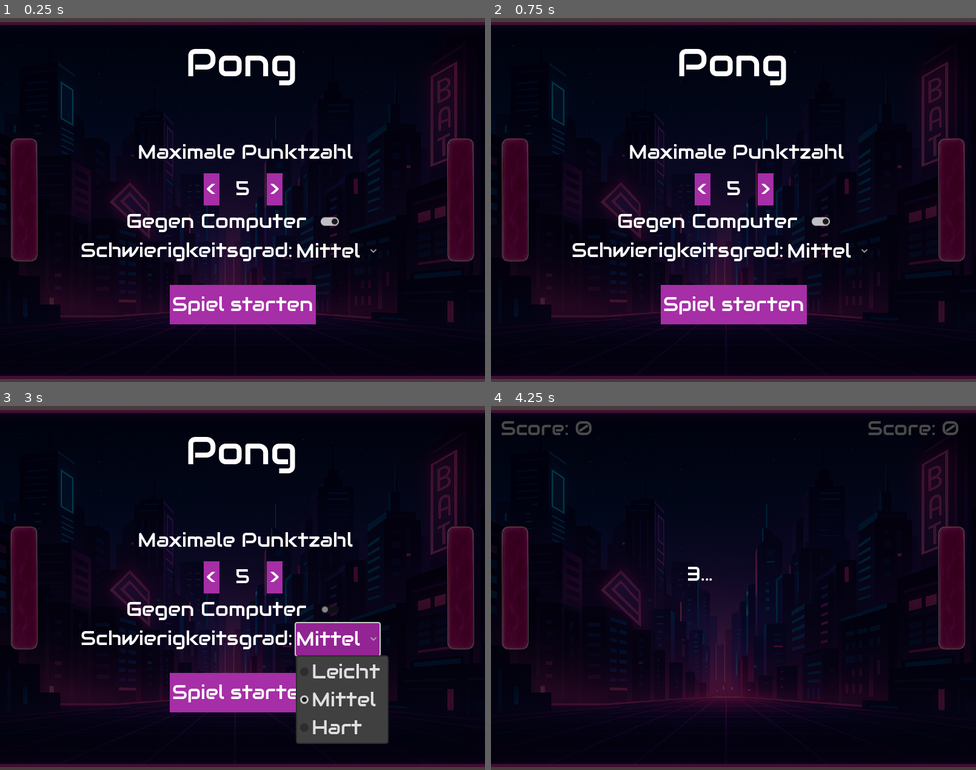
Above: before the commit, frames 1-4 (two rows, left to right).
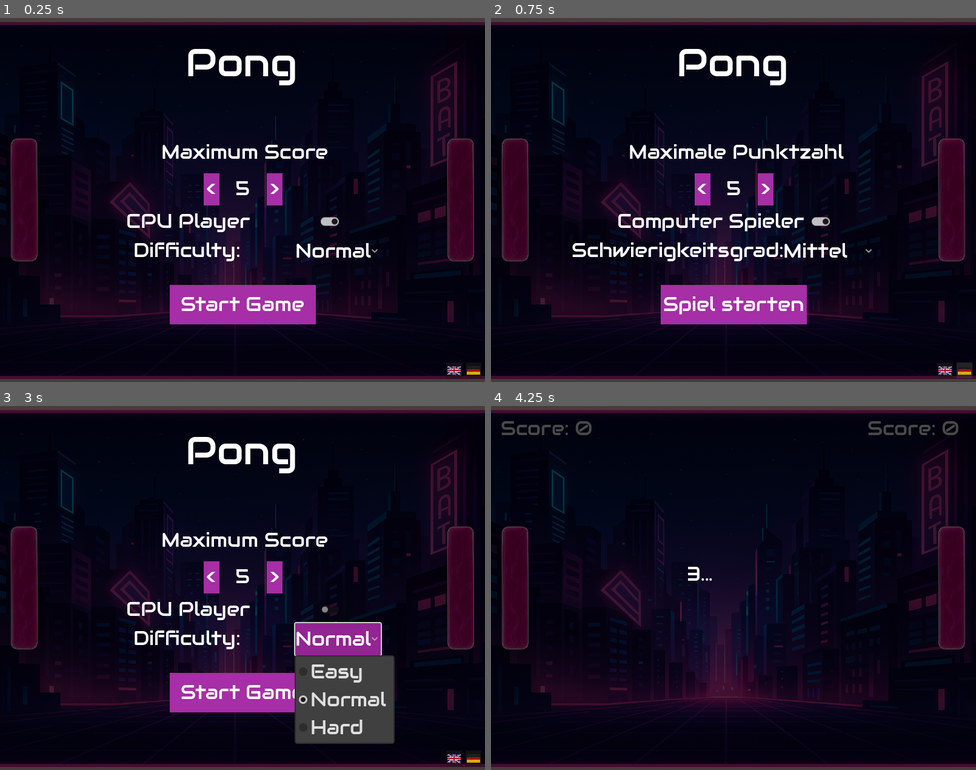
Above: after the commit, the same moments.

Repository: MetalCar/CyberPong
Game: Godot game, scene res://Scenes/Main.tscn
Two runs of this game, one before a commit and one after it. Both use one fixed random seed, a clock stepped at 60 frames per second and the inputs below.
Inputs (mouse positions are in pixels of both pictures, inside the frame that each line leads up to):
- Up to frame 1 (0.25 s): no input
- Up to frame 2 (0.75 s): click (966, 371) at 0.52 s
- Up to frame 3 (3 s): click (455, 759) at 1.27 s; click "Gegen Computer" (after the commit: "CPU Player") at 2 s; click "Mittel" (after the commit: "Normal") at 2.75 s
- Up to frame 4 (4.25 s): click "Spiel starten" (after the commit: "Start Game") at 3.5 s

The runs differ from the first frame. In frame 1, 3.4% of the frame differs, in the area x 16-99%, y 34-99%; in frame 2, 1.3%; in frame 3, 4.5%; in frame 4, nothing differs.

Commit message:
add translation system

Diff:
--- a/Prefabs/hud.tscn
+++ b/Prefabs/hud.tscn
@@ -1,8 +1,10 @@
-[gd_scene load_steps=12 format=3 uid="uid://b527brjhiifok"]
+[gd_scene load_steps=14 format=3 uid="uid://b527brjhiifok"]
 
 [ext_resource type="Script" uid="uid://df1gt5gfbkuqu" path="res://Scripts/ui/hud.gd" id="1_g0xie"]
 [ext_resource type="Script" uid="uid://bqdpnbx1m7iqk" path="res://Scripts/ui/game_over_popup.gd" id="1_s3bvw"]
 [ext_resource type="Theme" uid="uid://b73hhm25dwfte" path="res://Themes/SimpleTextTheme.tres" id="3_5kp3n"]
+[ext_resource type="Texture2D" uid="uid://curuxwel31adh" path="res://Art/de.png" id="4_p5qmc"]
+[ext_resource type="Texture2D" uid="uid://bvkf87pgq5a51" path="res://Art/en.png" id="5_un57u"]
 
 [sub_resource type="StyleBoxFlat" id="StyleBoxFlat_6n2uh"]
 bg_color = Color(0.651809, 0.180164, 0.651392, 1)
@@ -43,9 +45,9 @@
 offset_bottom = 39.0
 theme = ExtResource("3_5kp3n")
 theme_override_font_sizes/font_size = 32
-text = "Score: 0"
-
-[node name="ScoreP2" type="Label" parent="."]
+text = "SCORE_P1"
+
+[node name="ScoreP2" type="Label" parent="." groups=["translatables"]]
 visible = false
 anchors_preset = 1
 anchor_left = 1.0
@@ -57,7 +59,7 @@
 grow_horizontal = 0
 theme = ExtResource("3_5kp3n")
 theme_override_font_sizes/font_size = 32
-text = "Score: 0"
+text = "SCORE_P2"
 
 [node name="GameOverPopup" type="Control" parent="."]
 visible = false
@@ -78,7 +80,7 @@
 grow_vertical = 2
 color = Color(0, 0, 0, 0.713726)
 
-[node name="Label" type="Label" parent="GameOverPopup/ColorRect"]
+[node name="Label" type="Label" parent="GameOverPopup/ColorRect" groups=["translatables"]]
 layout_mode = 1
 anchors_preset = 8
 anchor_left = 0.5
@@ -93,9 +95,9 @@
 grow_vertical = 2
 theme = ExtResource("3_5kp3n")
 theme_override_font_sizes/font_size = 32
-text = "Spieler 0 hat gewonnen!"
-
-[node name="Button" type="Button" parent="GameOverPopup/ColorRect"]
+text = "WIN_LABEL"
+
+[node name="Button" type="Button" parent="GameOverPopup/ColorRect" groups=["translatables"]]
 layout_mode = 1
 anchors_preset = 8
 anchor_left = 0.5
@@ -111,7 +113,7 @@
 theme = ExtResource("3_5kp3n")
 theme_override_font_sizes/font_size = 32
 theme_override_styles/normal = SubResource("StyleBoxFlat_6n2uh")
-text = "Neu starten"
+text = "RESTART_BUTTON"
 
 [node name="StartScreen" type="Control" parent="."]
 layout_mode = 3
@@ -130,7 +132,7 @@
 grow_vertical = 2
 color = Color(0, 0, 0, 0.713726)
 
-[node name="Label" type="Label" parent="StartScreen/ColorRect"]
+[node name="Label" type="Label" parent="StartScreen/ColorRect" groups=["translatables"]]
 layout_mode = 1
 anchors_preset = 5
 anchor_left = 0.5
@@ -144,7 +146,7 @@
 theme_override_font_sizes/font_size = 64
 text = "Pong"
 
-[node name="Button" type="Button" parent="StartScreen/ColorRect"]
+[node name="Button" type="Button" parent="StartScreen/ColorRect" groups=["translatables"]]
 layout_mode = 1
 anchors_preset = 8
 anchor_left = 0.5
@@ -159,7 +161,39 @@
 grow_vertical = 2
 theme = ExtResource("3_5kp3n")
 shortcut = SubResource("Shortcut_5kp3n")
-text = "Spiel starten"
+text = "START_GAME_BUTTON"
+
+[node name="ButtonDE" type="Button" parent="StartScreen/ColorRect"]
+layout_mode = 1
+anchors_preset = 3
+anchor_left = 1.0
+anchor_top = 1.0
+anchor_right = 1.0
+anchor_bottom = 1.0
+offset_left = -32.0
+offset_top = -31.9999
+offset_right = 1000.0
+offset_bottom = 1000.0
+grow_horizontal = 0
+grow_vertical = 0
+scale = Vector2(0.025, 0.025)
+icon = ExtResource("4_p5qmc")
+
+[node name="ButtonEN" type="Button" parent="StartScreen/ColorRect"]
+layout_mode = 1
+anchors_preset = 3
+anchor_left = 1.0
+anchor_top = 1.0
+anchor_right = 1.0
+anchor_bottom = 1.0
+offset_left = -64.0
+offset_top = -32.0
+offset_right = 968.0
+offset_bottom = 1000.0
+grow_horizontal = 0
+grow_vertical = 0
+scale = Vector2(0.025, 0.025)
+icon = ExtResource("5_un57u")
 
 [node name="GameOptions" type="Control" parent="StartScreen"]
 layout_mode = 1
@@ -171,7 +205,7 @@
 grow_horizontal = 2
 grow_vertical = 2
 
-[node name="MaximumScore" type="Label" parent="StartScreen/GameOptions"]
+[node name="MaximumScore" type="Label" parent="StartScreen/GameOptions" groups=["translatables"]]
 layout_mode = 1
 anchors_preset = 8
 anchor_left = 0.5
@@ -185,10 +219,10 @@
 grow_horizontal = 2
 grow_vertical = 2
 theme = ExtResource("3_5kp3n")
-text = "Maximale Punktzahl"
+text = "MAXIMUM_SCORE_LABEL"
 horizontal_alignment = 1
 
-[node name="CurrentScore" type="Label" parent="StartScreen/GameOptions"]
+[node name="CurrentScore" type="Label" parent="StartScreen/GameOptions" groups=["translatables"]]
 layout_mode = 1
 anchors_preset = 8
 anchor_left = 0.5
@@ -239,7 +273,7 @@
 shortcut = SubResource("Shortcut_p5qmc")
 text = ">"
 
-[node name="CPUActive" type="CheckButton" parent="StartScreen/GameOptions"]
+[node name="CPUActive" type="CheckButton" parent="StartScreen/GameOptions" groups=["translatables"]]
 layout_mode = 1
 anchors_preset = 4
 anchor_top = 0.5
@@ -252,9 +286,9 @@
 theme = ExtResource("3_5kp3n")
 button_pressed = true
 button_group = SubResource("ButtonGroup_g0xie")
-text = "Gegen Computer"
-
-[node name="DifficultyLabel" type="Label" parent="StartScreen/GameOptions"]
+text = "AGAINST_CPU_LABEL"
+
+[node name="DifficultyLabel" type="Label" parent="StartScreen/GameOptions" groups=["translatables"]]
 layout_mode = 1
 anchors_preset = 8
 anchor_left = 0.5
@@ -268,10 +302,10 @@
 grow_horizontal = 2
 grow_vertical = 2
 theme = ExtResource("3_5kp3n")
-text = "Schwierigkeitsgrad:"
+text = "DIFFICULTY_LABEL"
 horizontal_alignment = 1
 
-[node name="Difficulty" type="OptionButton" parent="StartScreen/GameOptions"]
+[node name="Difficulty" type="OptionButton" parent="StartScreen/GameOptions" groups=["translatables"]]
 layout_mode = 1
 anchors_preset = 8
 anchor_left = 0.5
@@ -287,11 +321,11 @@
 theme = ExtResource("3_5kp3n")
 selected = 1
 item_count = 3
-popup/item_0/text = "Leicht"
+popup/item_0/text = "EASY_OPTION"
 popup/item_0/id = 0
-popup/item_1/text = "Mittel"
+popup/item_1/text = "MIDDLE_OPTION"
 popup/item_1/id = 1
-popup/item_2/text = "Hart"
+popup/item_2/text = "HARD_OPTION"
 popup/item_2/id = 2
 
 [node name="TimerScreen" type="Control" parent="."]
@@ -312,7 +346,7 @@
 grow_vertical = 2
 color = Color(0, 0, 0, 0.713726)
 
-[node name="Label" type="Label" parent="TimerScreen/ColorRect"]
+[node name="Label" type="Label" parent="TimerScreen/ColorRect" groups=["translatables"]]
 layout_mode = 1
 anchors_preset = 8
 anchor_left = 0.5
@@ -331,6 +365,8 @@
 [connection signal="start_new_game" from="GameOverPopup" to="." method="_on_game_over_popup_start_new_game"]
 [connection signal="pressed" from="GameOverPopup/ColorRect/Button" to="GameOverPopup" method="_on_button_pressed"]
 [connection signal="pressed" from="StartScreen/ColorRect/Button" to="." method="_on_button_pressed"]
+[connection signal="pressed" from="StartScreen/ColorRect/ButtonDE" to="." method="_on_button_de_pressed"]
+[connection signal="pressed" from="StartScreen/ColorRect/ButtonEN" to="." method="_on_button_en_pressed"]
 [connection signal="pressed" from="StartScreen/GameOptions/DecreaseButton" to="." method="_on_decrease_button_pressed"]
 [connection signal="pressed" from="StartScreen/GameOptions/IncreaseButton" to="." method="_on_increase_button_pressed"]
 [connection signal="pressed" from="StartScreen/GameOptions/CPUActive" to="." method="_on_cpu_active_pressed"]
--- a/Scripts/Main.gd
+++ b/Scripts/Main.gd
@@ -57,8 +57,8 @@
 	add_child(bottom_wall)
 
 func update_score():
-	hud.get_child(1).text = "Score: %s" % score_p2
-	hud.get_child(0).text = "Score: %s" % score_p1
+	hud.get_child(1).text = tr("SCORE_P2") % score_p2
+	hud.get_child(0).text = tr("SCORE_P1") % score_p1
 
 func start_new_game() -> void:
 	var screen_height = get_viewport_rect().size.y
@@ -66,6 +66,8 @@
 
 	$PaddleRight.is_cpu = use_cpu_player_2
 	$PaddleRight.selected_difficulty = difficulty
+
+	update_score()
 
 	create_ball(screen_width, screen_height)
 	$PowerupTimer.start()
@@ -230,7 +232,7 @@
 	if score_p1 >= max_score or score_p2 >= max_score:
 		hud.get_child(2).show()
 		var playerName = "P1" if score_p1 >= max_score else "P2"
-		hud.get_child(2).get_child(0).get_child(0).text = "Spieler %s hat gewonnen!" % playerName
+		hud.get_child(2).get_child(0).get_child(0).text = tr("WIN_LABEL") % playerName
 		$WinMusic.play()
 		var screen_height = get_viewport_rect().size.y
 		$PaddleLeft.position.y = screen_height / 2
--- a/Scripts/ui/hud.gd
+++ b/Scripts/ui/hud.gd
@@ -6,6 +6,13 @@
 signal increase_score
 signal toggle_cpu
 signal choose_difficulty(difficulty_index: int)
+
+@export var language: String = "de" if OS.get_locale_language() == "de" else "en"
+
+func _ready():
+	TranslationServer.set_locale(language)
+
+
 
 func _on_game_over_popup_start_new_game() -> void:
 	$GameOverPopup.hide()
@@ -18,6 +25,8 @@
 	$StartScreen.hide()
 	$ScoreP1.show()
 	$ScoreP2.show()
+	$ScoreP2.text = tr("SCORE_P2") % 0
+	$ScoreP1.text = tr("SCORE_P1") % 0
 	start_new_game.emit()
 
 func update_timer_label(timer):
@@ -45,3 +54,16 @@
 
 func _on_difficulty_item_selected(index: int) -> void:
 	choose_difficulty.emit(index)
+
+func _on_button_de_pressed() -> void:
+	TranslationServer.set_locale("de")
+	update_ui_texts()
+
+func _on_button_en_pressed() -> void:
+	TranslationServer.set_locale("en")
+	update_ui_texts()
+
+func update_ui_texts():
+	for node in get_tree().get_nodes_in_group("translatables"):
+		if node.has_meta("tr_key"):
+			node.text = tr(node.get_meta("tr_key"))
--- /dev/null
+++ b/Translations/translations.csv
@@ -0,0 +1,12 @@
+keys,en,de
+MAXIMUM_SCORE_LABEL,Maximum Score,Maximale Punktzahl
+AGAINST_CPU_LABEL,CPU Player,Computer Spieler
+DIFFICULTY_LABEL,Difficulty:,Schwierigkeitsgrad:
+EASY_OPTION,Easy,Leicht
+MIDDLE_OPTION,Normal,Mittel
+HARD_OPTION,Hard,Schwer
+SCORE_P1,Score: %s,Punkte: %s
+SCORE_P2,Score: %s,Punkte: %s
+WIN_LABEL,Player %i has won!,Spieler %i hat gewonnen!
+RESTART_BUTTON,Restart Game, Spiel neustarten
+START_GAME_BUTTON,Start Game,Spiel starten
--- a/project.godot
+++ b/project.godot
@@ -42,6 +42,8 @@
 "res://Prefabs/": "yellow",
 "res://Scenes/": "purple",
 "res://Scripts/": "green",
+"res://Themes/": "pink",
+"res://Translations/": "orange",
 "res://build/": "gray"
 }
 
@@ -49,6 +51,7 @@
 
 paddles=""
 powerups=""
+translatables=""
 
 [input]
 
@@ -73,6 +76,10 @@
 ]
 }
 
+[internationalization]
+
+locale/translations=PackedStringArray("res://Translations/translations.de.translation", "res://Translations/translations.en.translation")
+
 [rendering]
 
 renderer/rendering_method="gl_compatibility"
Binary file added: Art/de.png
Not shown, added: Art/de.png.import
Binary file added: Art/en.png
Not shown, added: Art/en.png.import
Not shown, added: Translations/translations.csv.import
Binary file added: Translations/translations.de.translation
Binary file added: Translations/translations.en.translation
